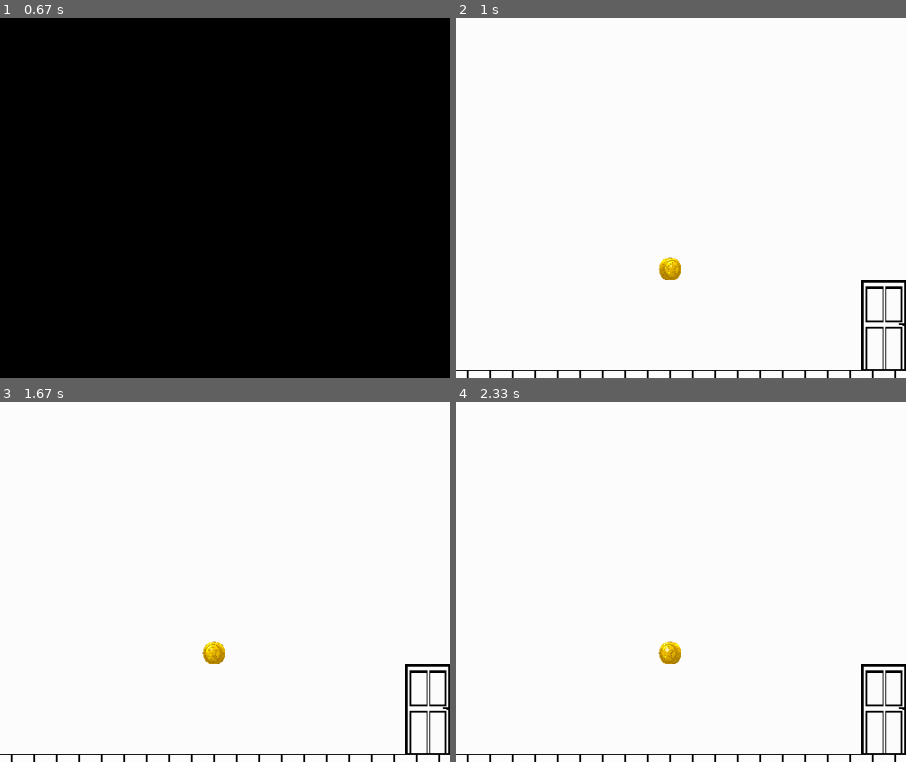
Above: before the commit, frames 1-4 (two rows, left to right).
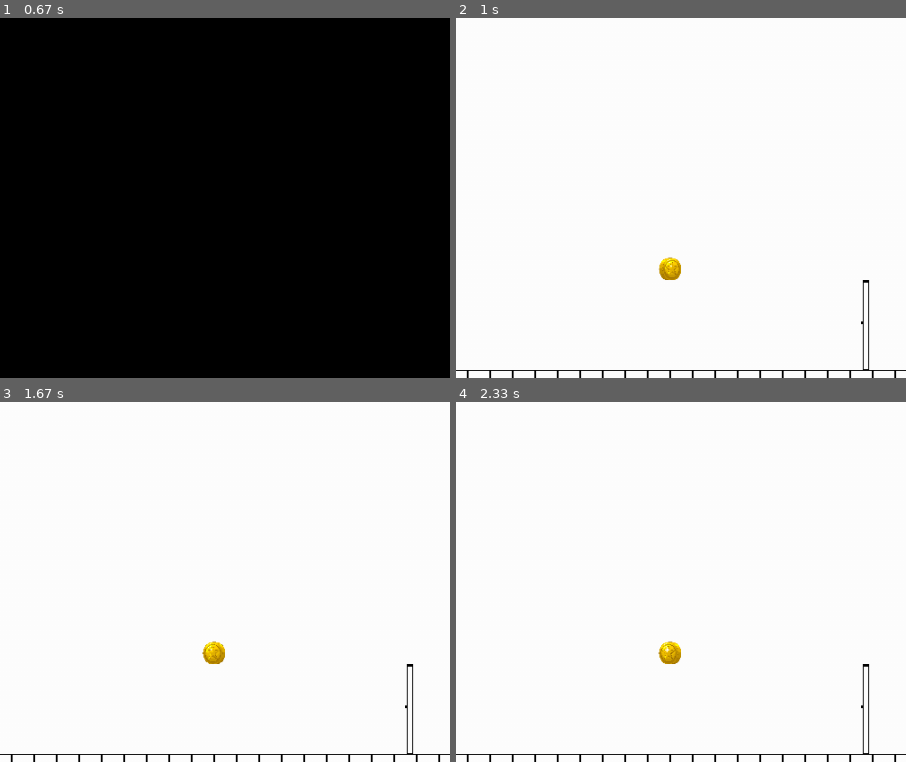
Above: after the commit, the same moments.

Repository: remalQ/pygame-project
Game: pygame game, started from Main.py
The game is run twice, just before and just after one commit, with the same random seed, the same clock (stepped at 60 frames per second) and the same inputs.
Inputs (mouse positions are % of the whole screen's width and height, from its top left):
- Up to frame 1 (0.67 s): click "Начать игру" at 0.38 s
- Up to frame 2 (1 s): click "Уровень 2" at 0.72 s
- Up to frame 3 (1.67 s): hold D 1-1.47 s; move the mouse to (50, 57) at 1.03 s; hold D from 1.55 s (still down); move the mouse to (60, 72) at 1.58 s
- Up to frame 4 (2.33 s): release D at 2.02 s; hold A from 2.05 s (still down); move the mouse to (65, 15) at 2.08 s
The pictures show only the part of the screen within x 50-100%, y 39-89%; the shares and areas given below are measured in that part.

Frame 1 is identical in both runs. In frame 2, 1.1% of the frame differs, in the area x 90-100%, y 72-98%; in frame 3, 1.1%; in frame 4, 1.1%.

Commit message:
logic for open door

Diff:
--- a/Door.py
+++ b/Door.py
@@ -20,12 +20,12 @@
         self.opened = pygame.transform.scale(self.opened_original, (self.width, self.height))
         self.closed = pygame.transform.scale(self.closed_original, (self.width, self.height))
 
-        self.image = self.opened
+        self.image = self.closed
+
         self.rect = self.image.get_rect(bottomleft=(x, y + tile_size * 2))
 
     def update(self, player=None, coins_group=None):
-        # if player and coins_group and len(coins_group) == 0:
-        #     self.image = self.opened
-        # else:
-        #     self.image = self.closed
-        pass
+        if coins_group is not None and len(coins_group) == 0:
+            self.image = self.opened
+        else:
+            self.image = self.closed
--- a/Player.py
+++ b/Player.py
@@ -86,8 +86,16 @@
             collected_coins = pygame.sprite.spritecollide(self, coin_group, True)
             self.coins_collected += len(collected_coins)
 
-            if pygame.sprite.spritecollide(self, door_group, False):
-                game_over = 1
+            for door in door_group:
+                if self.rect.colliderect(door.rect):
+                    if door.image == door.opened:
+                        game_over = 1
+                    else:
+                        # Коллизия с закрытой дверью
+                        if self.rect.right > door.rect.left and self.direction == 1:
+                            dx = door.rect.left - self.rect.right
+                        elif self.rect.left < door.rect.right and self.direction == -1:
+                            dx = door.rect.right - self.rect.left
 
             if self.rect.y > HEIGHT:
                 game_over = -1
Binary file changed: game_records.db
